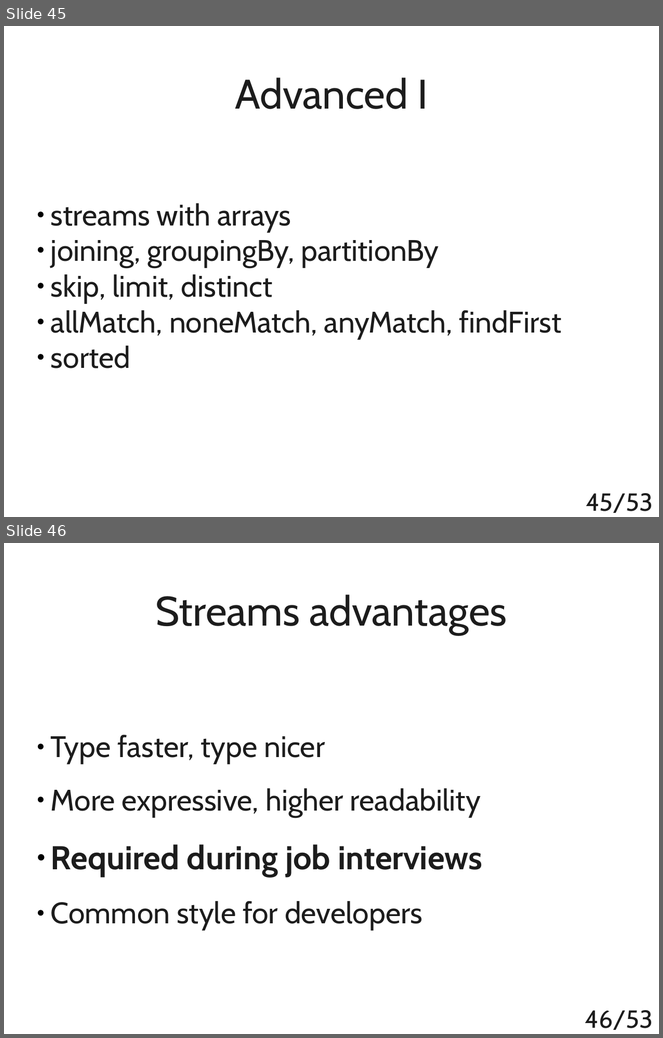
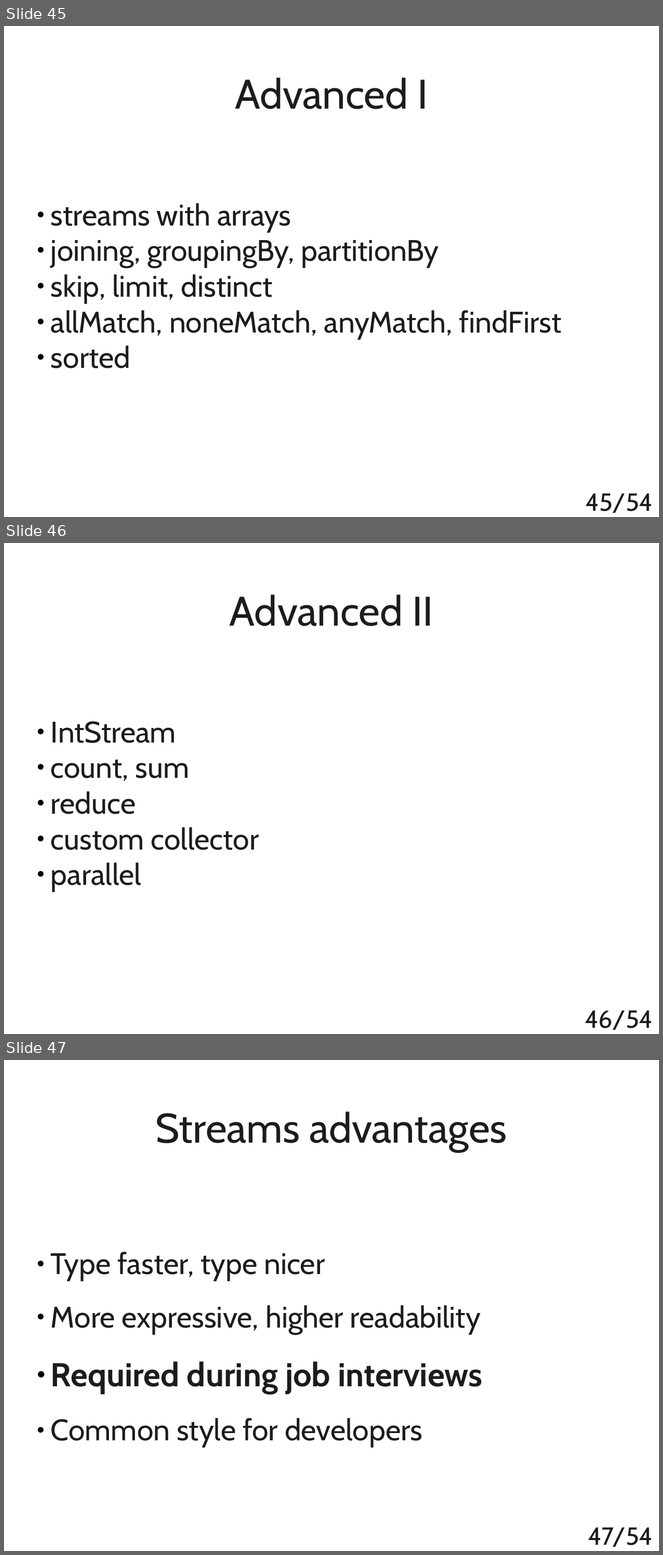
Before and after one commit to t4upl/java-streams-workshop, a slide deck: src/main/resources/editables/presentation.odp. Shown one above the other, each under a label of ours: slides 45 and 46 before the commit, slides 45, 46 and 47 after it. The pictures are 663x1038 and 663x1555 pixels, drawn with LibreOffice and Linux fonts; fonts in the diff are those of the drawing. Boxes give left, top, right and bottom in pixels: in the first picture for what was removed or moved away, otherwise in the second. Text is boxed around its words. In the diff, an @@ line names an element or a change of style, - is before the commit and + after.

Commit message:
AdvancedTwoTest | Added AdvancedTwoTest practice and added description to rpesentation.

```diff
--- a/src/main/resources/editables/presentation.odp
+++ b/src/main/resources/editables/presentation.odp
@@ slide 46 added at <box>4,543,659,1034</box>, background #FFFFFF @@
@@ title added at <box>230,594,433,626</box>, 50 pt, text #1C1C1C @@
+Advanced II
@@ subtitle added at <box>51,721,259,891</box>, 36 pt, text #1C1C1C @@
+● IntStream
+● count, sum
+● reduce
+● custom collector
+● parallel
@@ page number added at <box>585,1010,653,1030</box>, 30 pt, text #1C1C1C @@
+46/54
@@ page number at <box>586,493,653,513</box>: text changed @@
-45/53
+45/54
@@ what was slide 46 is now slide 47 @@
@@ page number at <box>588,1527,653,1547</box>: text changed @@
-46/53
+47/54
```
Also in this commit, not shown: 5 other files.
